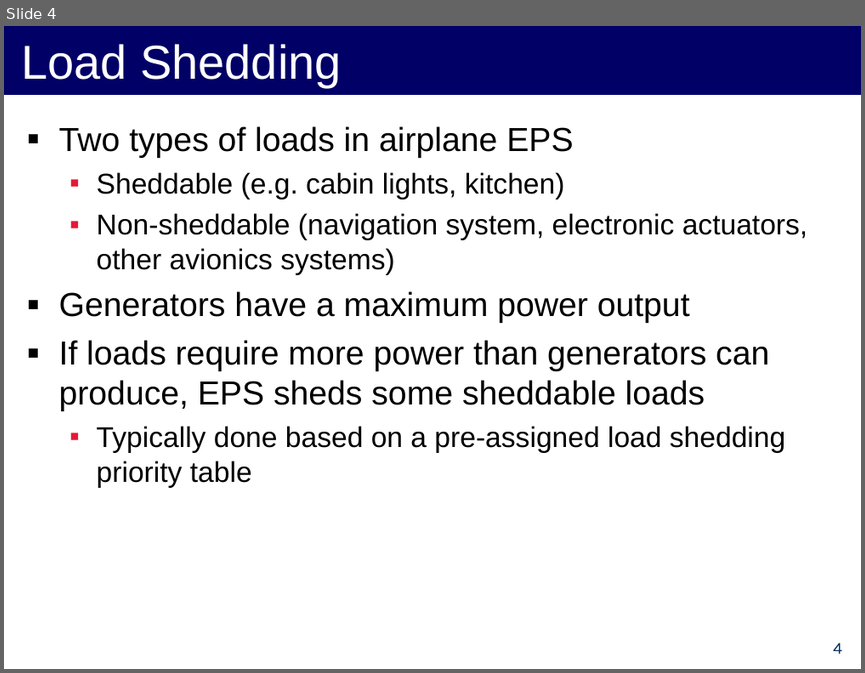
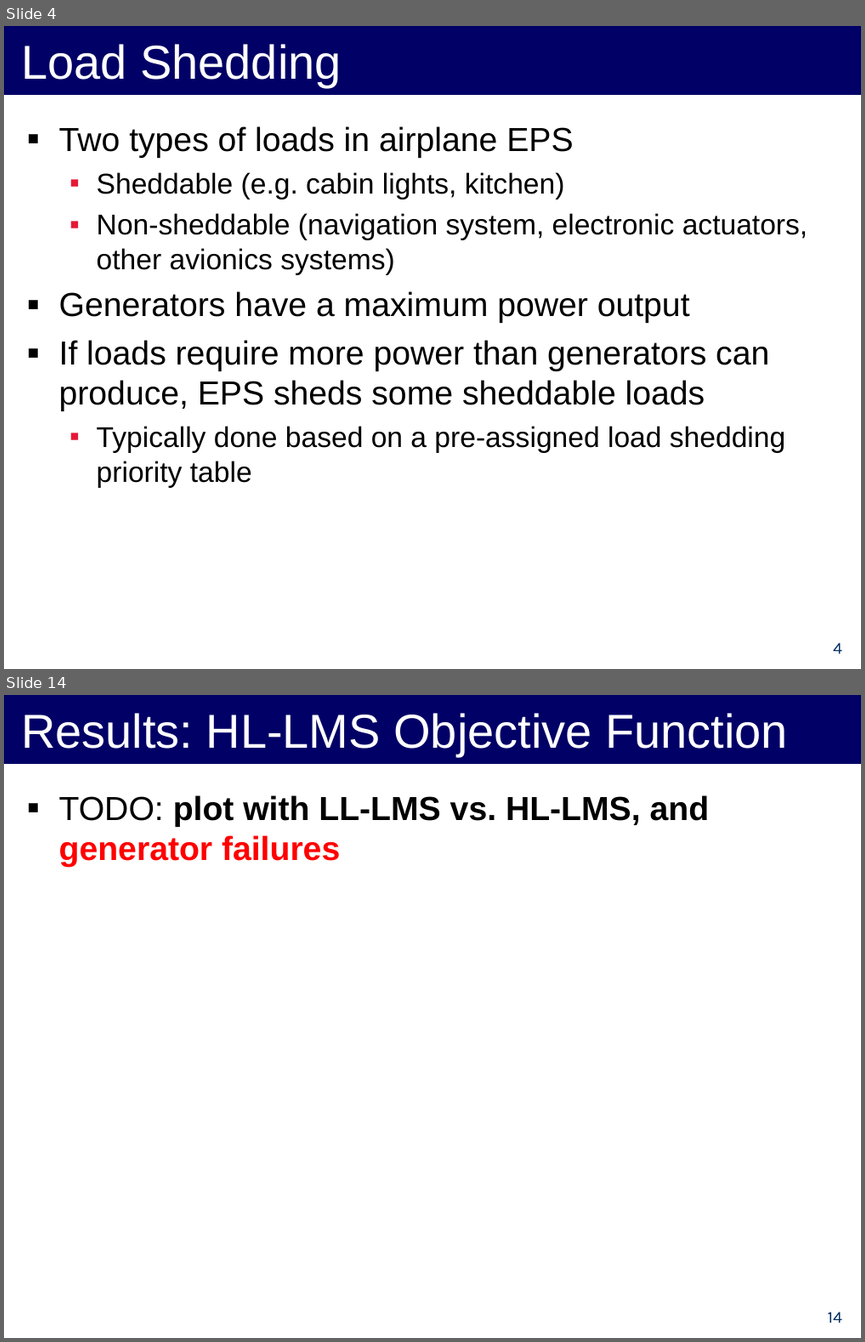
Before and after one commit to forresti/optimal_load_management, a slide deck: project/12-3-12_Presentation.ppt. Shown one above the other, each under a label of ours: slide 4 before the commit, slides 4 and 14 after it; the slides between them are not shown. The pictures are 865x673 and 865x1342 pixels, drawn with LibreOffice and Linux fonts; fonts in the diff are those of the drawing. Boxes give left, top, right and bottom in pixels: in the first picture for what was removed or moved away, otherwise in the second. Text is boxed around its words. In the diff, an @@ line names an element or a change of style, - is before the commit and + after.

```diff
--- a/project/12-3-12_Presentation.ppt
+++ b/project/12-3-12_Presentation.ppt
@@ slide 14 added at <box>4,695,861,1338</box>, background #FFFFFF @@
@@ title added at <box>4,695,861,764</box>, fill #000066, 40 pt, text #FFFFFF @@
+Results: HL-LMS Objective Function
@@ text added at <box>59,795,710,867</box>, 28 pt, text #000000, bold @@
+▪ TODO: plot with LL-LMS vs. HL-LMS, and generator failures
@@ page number added at <box>828,1311,842,1322</box>, 14 pt, text #002D62 @@
+14
```
Also in this commit, not shown: 1 slide changed, 10 other slides added.
